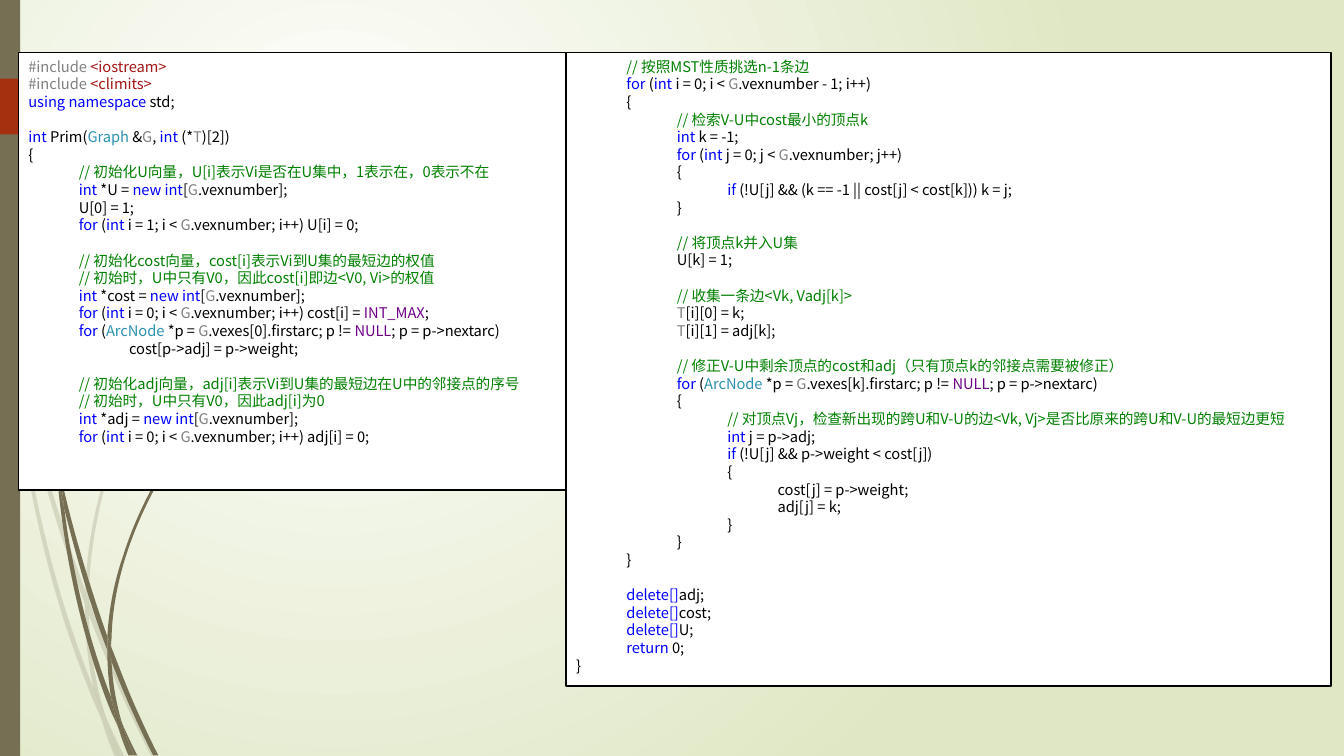
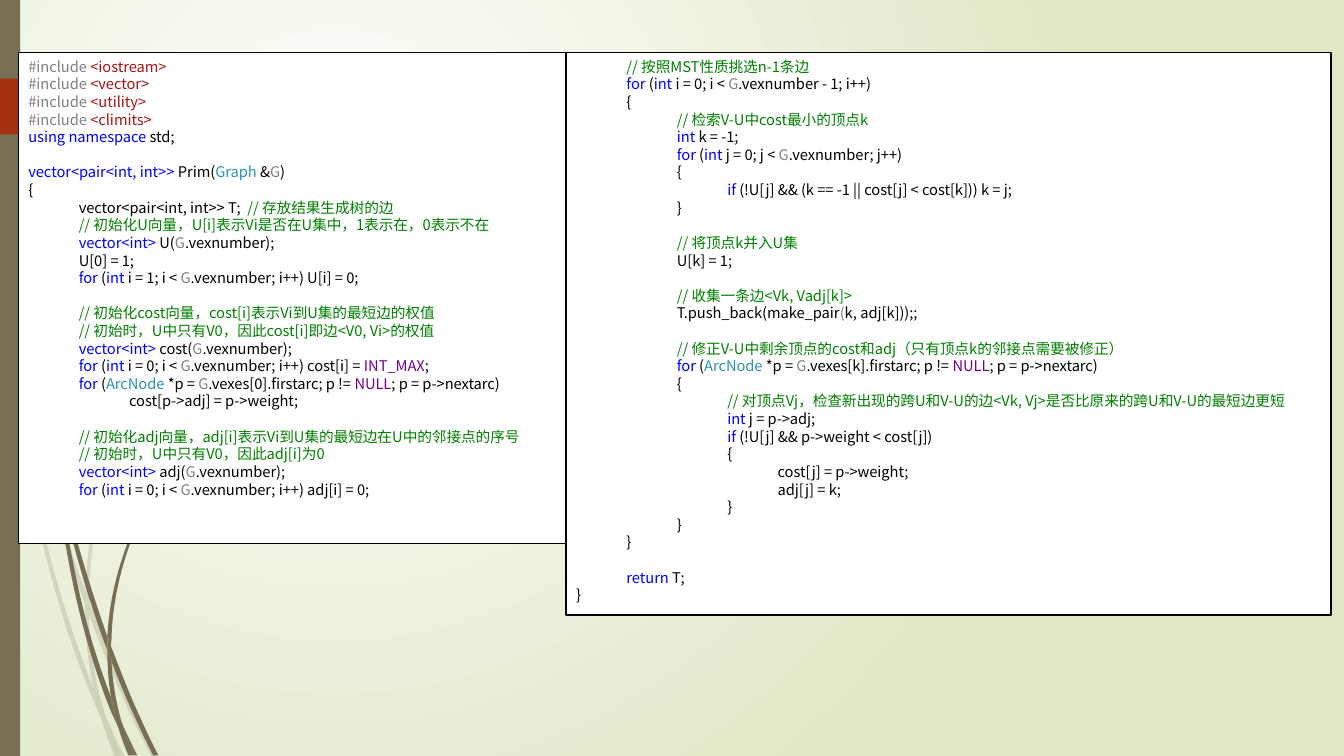
Before and after one commit to TeacherPeng/Datastruct, a slide deck: slide 38 of 教案/第07章 图.pptx. Drawn at 1344x756 pixels with LibreOffice and Linux fonts; fonts in the diff are those of the drawing. Boxes give left, top, right and bottom in pixels: in the first picture for what was removed or moved away, otherwise in the second. Text is boxed around its words. In the diff, an @@ line names an element or a change of style, - is before the commit and + after.

```diff
--- a/教案/第07章 图.pptx
+++ b/教案/第07章 图.pptx
@@ rectangle "#include <iostream>": place and size @@
-rectangle "#include <iostream>" at [18,52,566,490]
+rectangle "#include <iostream>" at [18,52,566,543]
@@ rectangle "// 按照MST性质挑选n-1条边": place and size @@
-rectangle "// 按照MST性质挑选n-1条边" at [567,52,1332,687]
+rectangle "// 按照MST性质挑选n-1条边" at [567,52,1332,615]
@@ text in rectangle at [28,77,149,111]: paragraphs added @@
+#include <vector>
+#include <utility>
@@ text in rectangle at [28,165,285,181]: text changed; text colour #000000 to #0000FF @@
-int Prim(Graph &G, int (*T)[2])
+vector<pair<int, int>> Prim(Graph &G)
@@ text in rectangle at [79,200,393,217]: paragraph added @@
+vector<pair<int, int>> T; // 存放结果生成树的边
@@ text in rectangle at [79,236,274,251]: text changed @@
-  int *U = new int[G.vexnumber];
+  vector<int> U(G.vexnumber);
@@ text in rectangle at [677,304,917,322]: text changed @@
-    T[i][0] = k;
-    T[i][1] = adj[k];
+    T.push_back(make_pair(k, adj[k]));;
@@ text in rectangle at [79,342,291,357]: text changed @@
-  int *cost = new int[G.vexnumber];
+  vector<int> cost(G.vexnumber);
@@ freeform shape removed at [55,453,65,509] @@
@@ text in rectangle at [79,462,285,481]: text changed @@
-  int *adj = new int[G.vexnumber];
+  vector<int> adj(G.vexnumber);
@@ text in rectangle at [626,572,685,586]: text changed @@
-  delete[]adj;
-  delete[]cost;
-  delete[]U;
-  return 0;
+  return T;
```
Also in this commit, not shown: 3 other slides changed, 3 other files.
